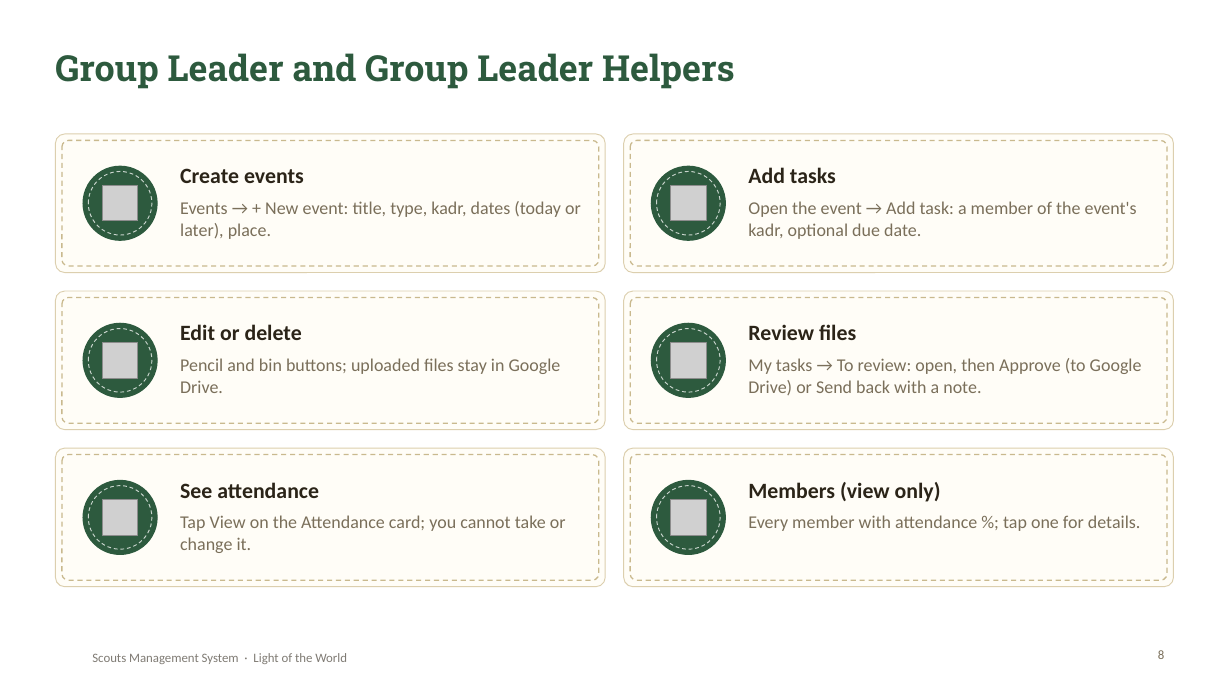
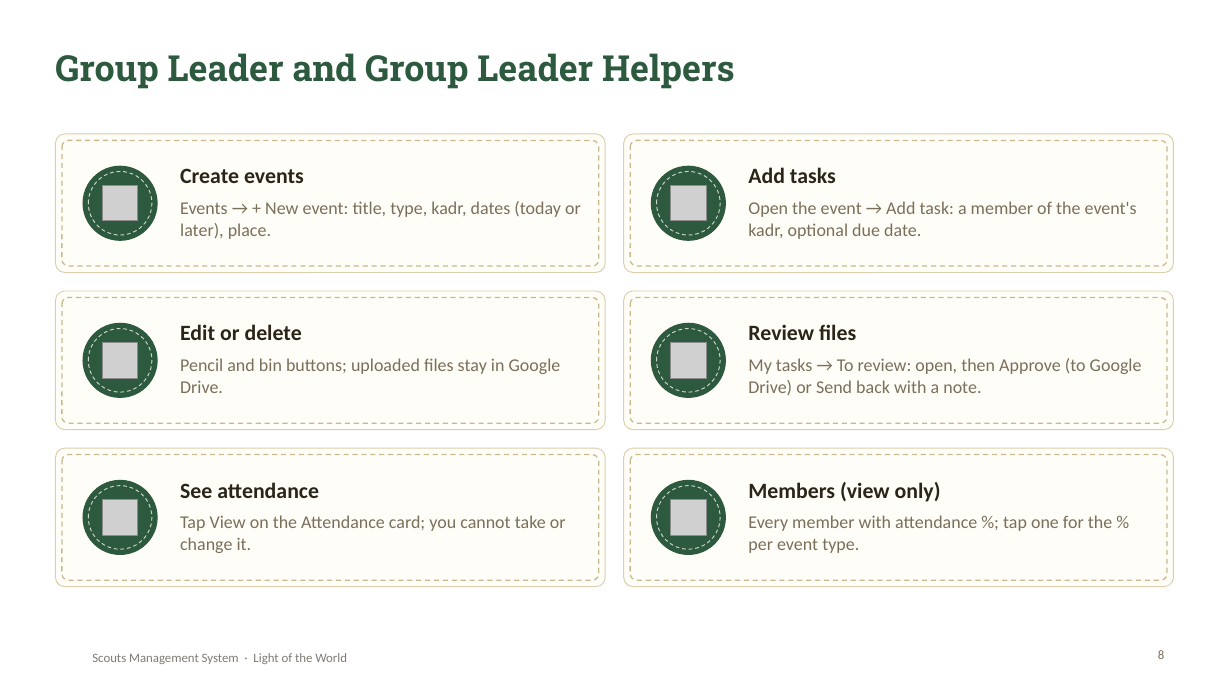
Before and after one commit to SamuelAtef123/Scouts-Management-System-Web-App, a slide deck: slide 8 of docs/Scouts-Project-Presentation.pptx. Drawn at 1232x693 pixels with LibreOffice and Linux fonts; fonts in the diff are those of the drawing; grey boxes stand for pictures; background and template pictures are left out. Boxes give left, top, right and bottom in pixels: in the first picture for what was removed or moved away, otherwise in the second. Text is boxed around its words. In the diff, an @@ line names an element or a change of style, - is before the commit and + after.

Commit message:
Show attendance percentage for each event type
- Profile and member details show Kadr Session, Preparation Meeting and
  Gawala Session as percentages with a small bar and 'x of y attended';
  types without sessions show a dash.
- README, report (with new screenshots) and presentation updated.

```diff
--- a/docs/Scouts-Project-Presentation.pptx
+++ b/docs/Scouts-Project-Presentation.pptx
@@ text at bbox=[748, 515, 1112, 553]: text changed @@
-Every member with attendance %; tap one for details.
+Every member with attendance %; tap one for the % per event type.
```
Also in this commit, not shown: 11 other files.
